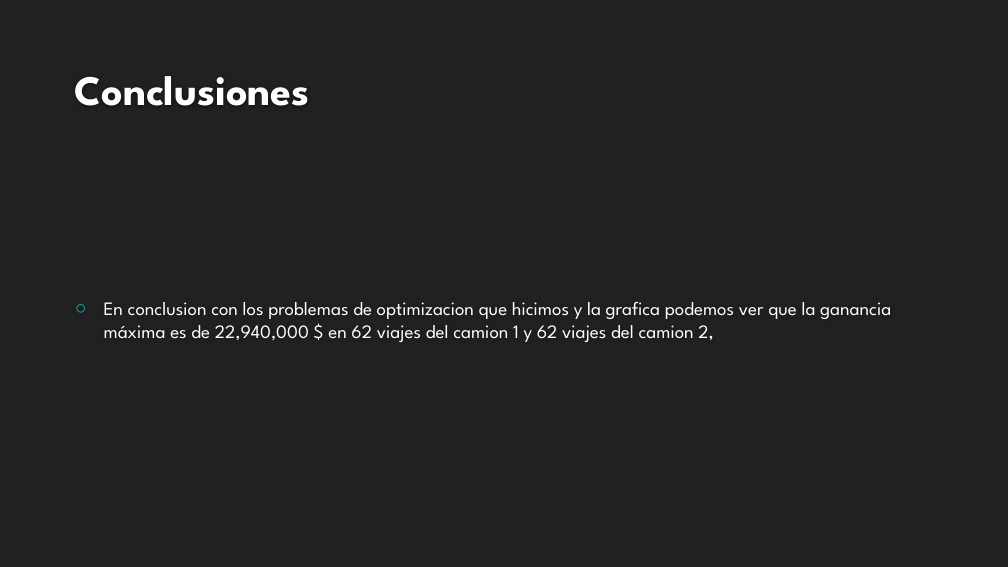
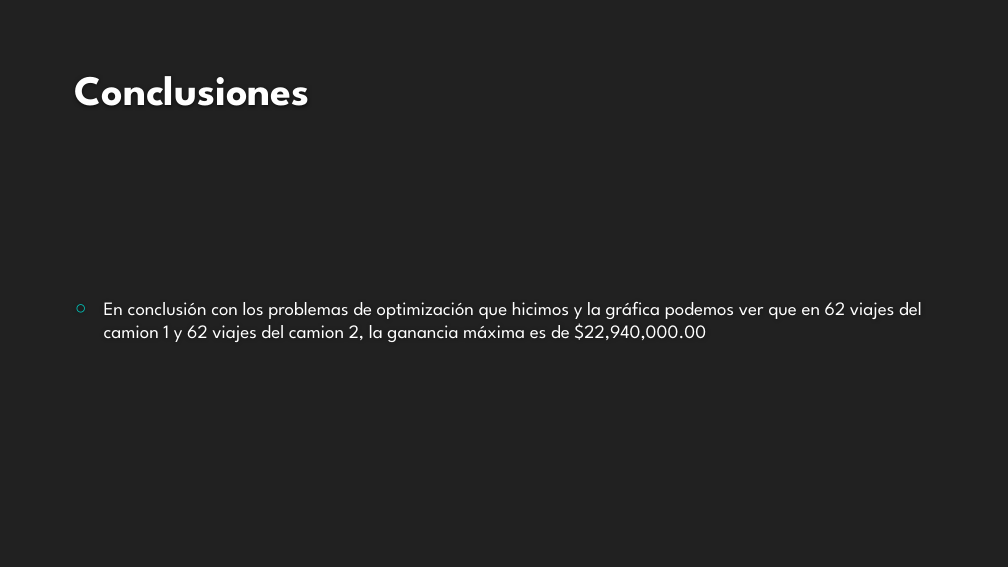
Before and after one commit to Miriam-Castellanos/PROYECTO-MODULO-1, a slide deck: slide 9 of Presentación proyecto modulo 1.pptx (slide 8 before the commit). Drawn at 1008x567 pixels with LibreOffice and Linux fonts; fonts in the diff are those of the drawing; background and template pictures are left out. Boxes give left, top, right and bottom in pixels: in the first picture for what was removed or moved away, otherwise in the second. Text is boxed around its words. In the diff, an @@ line names an element or a change of style, - is before the commit and + after.

```diff
--- a/Presentación proyecto modulo 1.pptx
+++ b/Presentación proyecto modulo 1.pptx
@@ text at (104, 302, 922, 342): text changed @@
-○ En conclusion con los problemas de optimizacion que hicimos y la grafica podemos ver que la ganancia máxima es de 22,940,000 $ en 62 viajes del camion 1 y 62 viajes del camion 2,
+○ En conclusión con los problemas de optimización que hicimos y la gráfica podemos ver que en 62 viajes del camion 1 y 62 viajes del camion 2, la ganancia máxima es de $22,940,000.00
```
Also in this commit, not shown: 3 other slides changed, 3 slides added, 1 slide removed.
